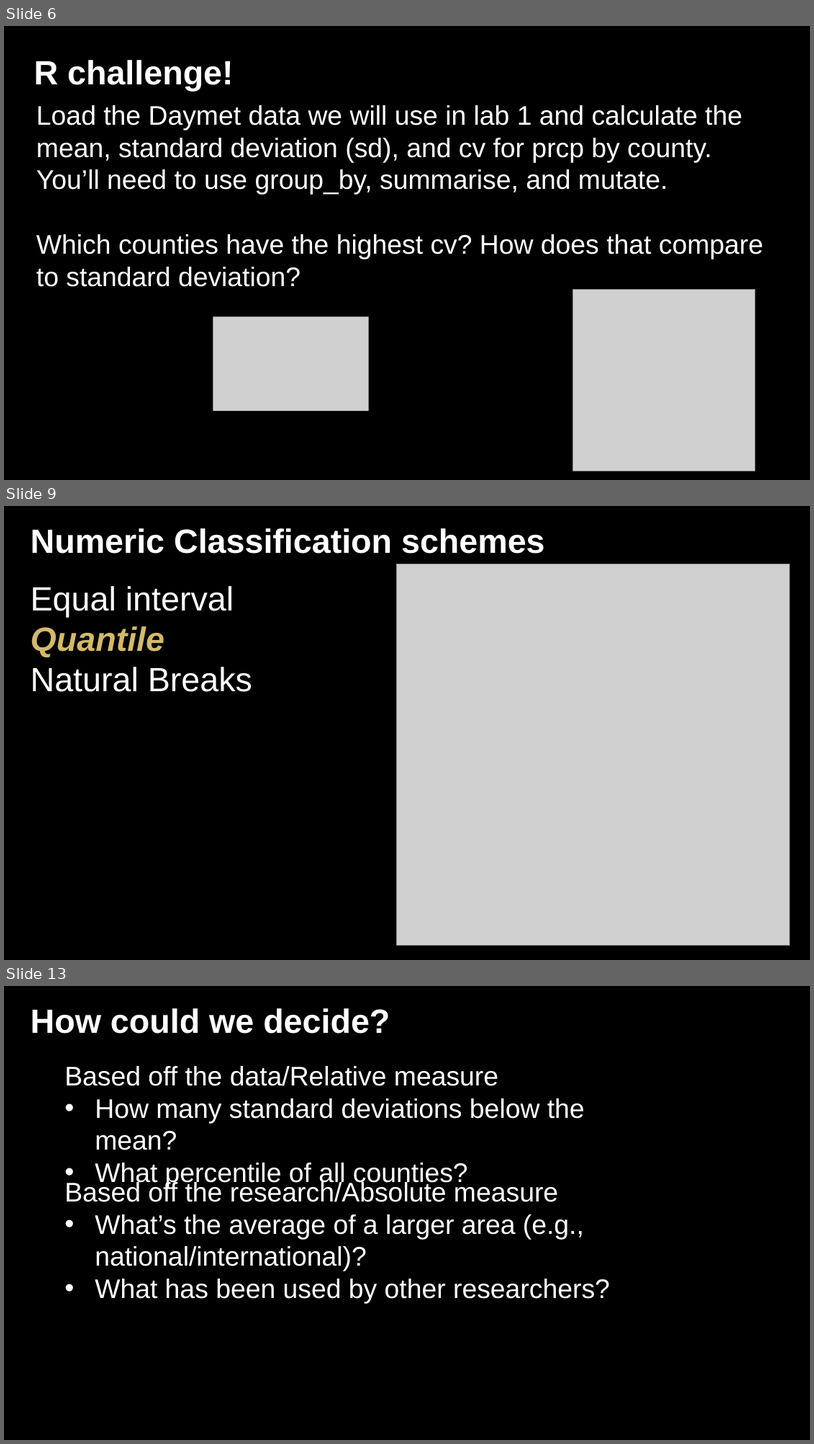
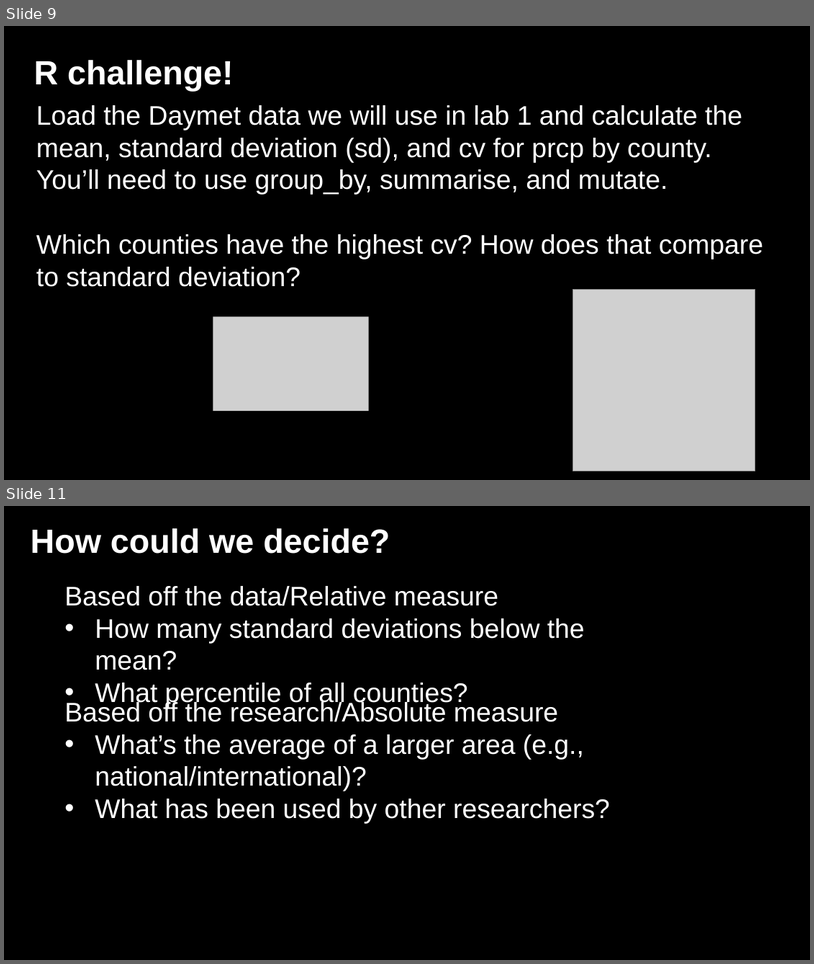
Before and after one commit to jshannon75/geog4300, a slide deck: in_class_slides/geog4300_W03-1 Classification and descriptive stats.pptx. Shown one above the other, each under a label of ours: slides 6, 9 and 13 before the commit, slides 9 and 11 after it; the slides between them are not shown. The pictures are 814x1444 and 814x964 pixels, drawn with LibreOffice and Linux fonts; fonts in the diff are those of the drawing; grey boxes stand for pictures; background and template pictures are left out. Boxes give left, top, right and bottom in pixels: in the first picture for what was removed or moved away, otherwise in the second. Text is boxed around its words. In the diff, an @@ line names an element or a change of style, - is before the commit and + after.

```diff
--- a/in_class_slides/geog4300_W03-1 Classification and descriptive stats.pptx
+++ b/in_class_slides/geog4300_W03-1 Classification and descriptive stats.pptx
@@ slide 9 removed at (4, 506, 810, 960), background picture (left out) @@
@@ text removed at (31, 528, 545, 554) @@
-Numeric Classification schemes
@@ picture removed at (397, 564, 790, 945) @@
@@ text removed at (31, 586, 252, 692) @@
-Equal interval
-Quantile
-Natural Breaks
@@ what was slide 6 is now slide 9 @@
@@ what was slide 13 is now slide 11 @@
```
Also in this commit, not shown: 2 slides changed, 4 slides added, 4 other slides removed, 1 other file.
